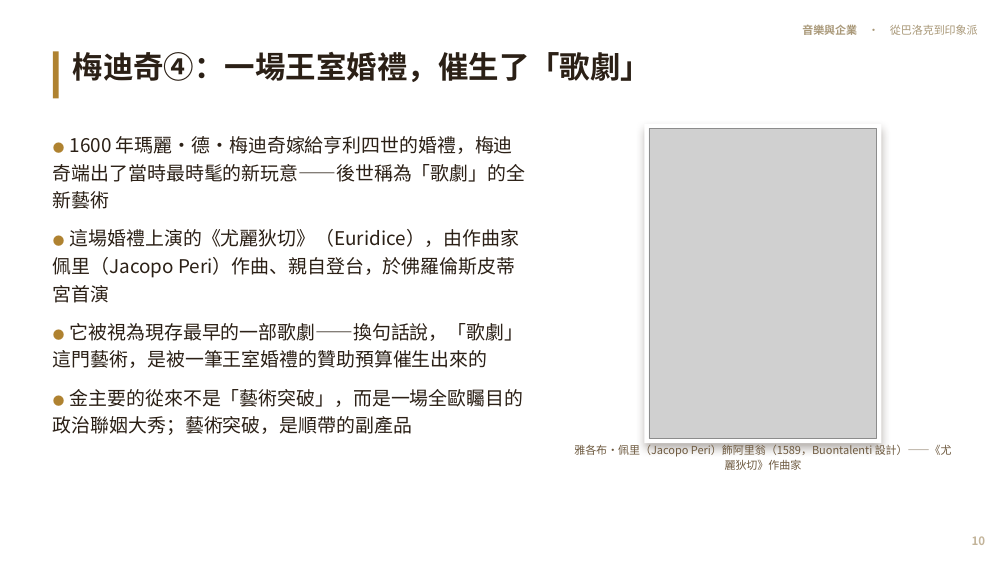
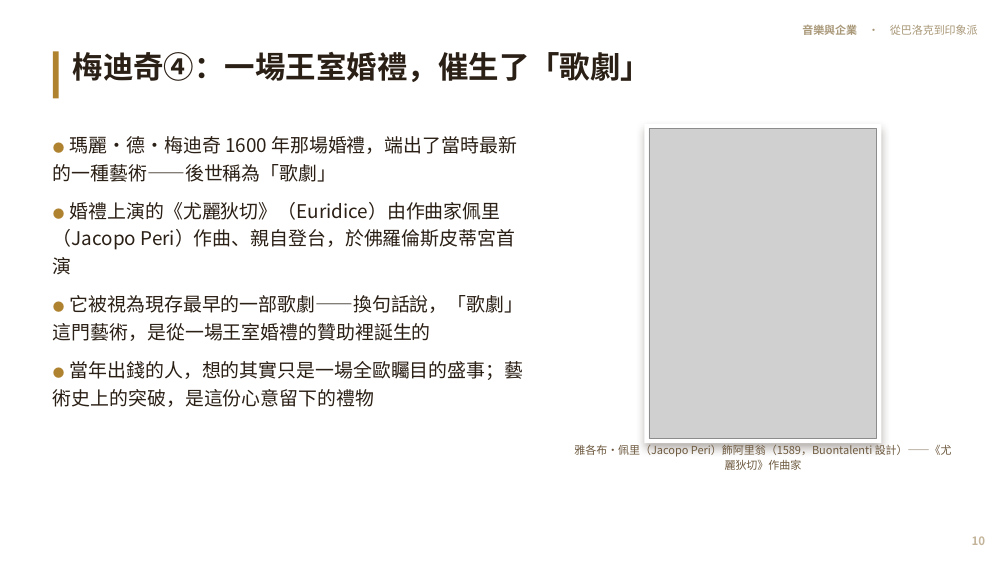
Before and after one commit to kblab2024/music-business-lecture, a slide deck: slide 10 of docs/downloads/音樂與企業-投影片.pptx. Drawn at 1008x567 pixels with LibreOffice and Linux fonts; fonts in the diff are those of the drawing; grey boxes stand for pictures. Boxes give left, top, right and bottom in pixels: in the first picture for what was removed or moved away, otherwise in the second. Text is boxed around its words. In the diff, an @@ line names an element or a change of style, - is before the commit and + after.

```diff
--- a/docs/downloads/音樂與企業-投影片.pptx
+++ b/docs/downloads/音樂與企業-投影片.pptx
@@ text at [53, 136, 524, 407]: text changed @@
-● 1600 年瑪麗·德·梅迪奇嫁給亨利四世的婚禮，梅迪奇端出了當時最時髦的新玩意——後世稱為「歌劇」的全新藝術
-● 這場婚禮上演的《尤麗狄切》（Euridice），由作曲家佩里（Jacopo Peri）作曲、親自登台，於佛羅倫斯皮蒂宮首演
-● 它被視為現存最早的一部歌劇——換句話說，「歌劇」這門藝術，是被一筆王室婚禮的贊助預算催生出來的
-● 金主要的從來不是「藝術突破」，而是一場全歐矚目的政治聯姻大秀；藝術突破，是順帶的副產品
+● 瑪麗·德·梅迪奇 1600 年那場婚禮，端出了當時最新的一種藝術——後世稱為「歌劇」
+● 婚禮上演的《尤麗狄切》（Euridice）由作曲家佩里（Jacopo Peri）作曲、親自登台，於佛羅倫斯皮蒂宮首演
+● 它被視為現存最早的一部歌劇——換句話說，「歌劇」這門藝術，是從一場王室婚禮的贊助裡誕生的
+● 當年出錢的人，想的其實只是一場全歐矚目的盛事；藝術史上的突破，是這份心意留下的禮物
```
Also in this commit, not shown: 54 other slides changed, 7 other files.
